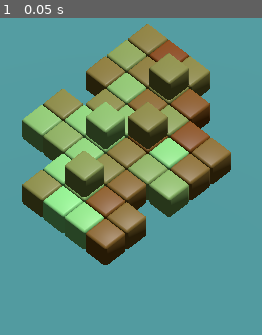
Above: before the commit, frame 1.
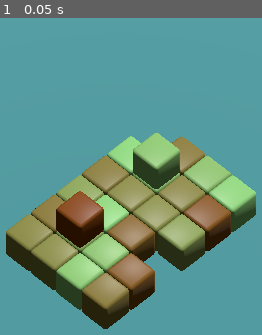
Above: after the commit, the same moment.

Repository: pdaulby/CubeWorld
Game: Godot game, scene res://scripts/world.tscn
The game is run twice, just before and just after one commit, with the same random seed, the same clock (stepped at 60 frames per second) and the same inputs.
Inputs:
- Up to frame 1 (0.05 s): no input

The runs differ from the first frame. In frame 1, 52% of the frame differs, in the area x 2-98%, y 1-99%.

Commit message:
world instantiating

Diff:
--- a/scripts/ClickHandler.gd
+++ b/scripts/ClickHandler.gd
@@ -19,7 +19,7 @@
 	handle_click(result)
 
 func handle_click(result):
-	print_debug(result.collider)
+	print_debug(result.collider.position)
 
 func _process(delta):
 	pass
--- a/scripts/cubes/world.gd
+++ b/scripts/cubes/world.gd
@@ -2,7 +2,10 @@
 
 var scene: PackedScene = preload("res://scenes/ground_cube.tscn")
 
+var cubes_node
+
 func _ready():
+	cubes_node = get_node("Environment/Cubes")
 	call_deferred("_init_world")
 
 func _init_world():
@@ -19,7 +22,6 @@
 				z = z + 1
 			y = y + 1
 		x = x + 1
-	pass
 
 func _create_item(type: int, itemPosition: Vector3):
 	match type:
@@ -32,4 +34,4 @@
 	var cube = scene.instantiate()  as Node3D
 	cube.position = cubePosition
 
-	get_tree().root.add_child(cube)
+	cubes_node.add_child(cube)
--- a/scripts/cubes/world_save.gd
+++ b/scripts/cubes/world_save.gd
@@ -9,7 +9,12 @@
 
 @export var world = [
 	[
-		[1,1,1,1,1,0],
+		[1,1,0,1,1,1],
+		[0,0,0,0,0,0],
+		[0,0,0,0,0,0],
+	],
+	[
+		[1,1,1,1,1,1],
 		[0,0,0,0,0,0],
 		[0,0,0,0,0,0],
 	],
@@ -19,12 +24,7 @@
 		[0,0,0,0,0,0],
 	],
 	[
-		[1,1,1,1,1,1],
-		[0,0,0,0,0,0],
-		[0,0,0,0,0,0],
-	],
-	[
-		[1,1,0,1,1,1],
+		[1,1,1,1,1,0],
 		[0,0,0,0,0,0],
 		[0,0,0,0,0,0],
 	],
--- a/scripts/world.tscn
+++ b/scripts/world.tscn
@@ -1,7 +1,6 @@
-[gd_scene load_steps=7 format=3 uid="uid://d2lkua6f2ssfw"]
+[gd_scene load_steps=6 format=3 uid="uid://d2lkua6f2ssfw"]
 
 [ext_resource type="Script" path="res://scripts/cubes/world.gd" id="1_3khj0"]
-[ext_resource type="PackedScene" uid="uid://0aeyiixqh43a" path="res://scenes/ground_cube.tscn" id="2_70cyh"]
 [ext_resource type="Script" path="res://scripts/ClickHandler.gd" id="3_138lr"]
 
 [sub_resource type="PlaneMesh" id="PlaneMesh_ff7ja"]
@@ -24,95 +23,11 @@
 
 [node name="Cubes" type="Node3D" parent="Environment"]
 
-[node name="GroundCube7" parent="Environment/Cubes" instance=ExtResource("2_70cyh")]
-transform = Transform3D(1, 0.000205547, -0.000176113, -0.00020551, 1, 0.000191596, 0.000176156, -0.000191557, 1, 1, 0, 0)
-constant_linear_velocity = Vector3(2.08165e-12, 2.08165e-12, 2.08165e-12)
-
-[node name="GroundCube" parent="Environment/Cubes" instance=ExtResource("2_70cyh")]
-transform = Transform3D(1, 0.000205547, -0.000176113, -0.00020551, 1, 0.000191596, 0.000176156, -0.000191557, 1, 0, 1, -1)
-
-[node name="GroundCube2" parent="Environment/Cubes" instance=ExtResource("2_70cyh")]
-transform = Transform3D(1, 0.000205547, -0.000176113, -0.00020551, 1, 0.000191596, 0.000176156, -0.000191557, 1, 0, 2.08165e-12, 0)
-visible = false
-
-[node name="GroundCube3" parent="Environment/Cubes" instance=ExtResource("2_70cyh")]
-transform = Transform3D(1, 0.000205547, -0.000176113, -0.00020551, 1, 0.000191596, 0.000176156, -0.000191557, 1, 0, 2.08165e-12, -1)
-constant_linear_velocity = Vector3(2.08165e-12, 2.08165e-12, 2.08165e-12)
-
-[node name="GroundCube4" parent="Environment/Cubes" instance=ExtResource("2_70cyh")]
-transform = Transform3D(1, 0.000205547, -0.000176113, -0.00020551, 1, 0.000191596, 0.000176156, -0.000191557, 1, 0, 0, -2)
-
-[node name="GroundCube5" parent="Environment/Cubes" instance=ExtResource("2_70cyh")]
-transform = Transform3D(1, 0.000205547, -0.000176113, -0.00020551, 1, 0.000191596, 0.000176156, -0.000191557, 1, 1, 2.08165e-12, -1)
-
-[node name="GroundCube6" parent="Environment/Cubes" instance=ExtResource("2_70cyh")]
-transform = Transform3D(1, 0.000205547, -0.000176113, -0.00020551, 1, 0.000191596, 0.000176156, -0.000191557, 1, 1, 2.08165e-12, -2)
-constant_linear_velocity = Vector3(2.08165e-12, 2.08165e-12, 2.08165e-12)
-
-[node name="GroundCube9" parent="Environment/Cubes" instance=ExtResource("2_70cyh")]
-transform = Transform3D(1, 0.000205547, -0.000176113, -0.00020551, 1, 0.000191596, 0.000176156, -0.000191557, 1, -2, 2.08165e-12, -1)
-constant_linear_velocity = Vector3(2.08165e-12, 2.08165e-12, 2.08165e-12)
-
-[node name="GroundCube10" parent="Environment/Cubes" instance=ExtResource("2_70cyh")]
-transform = Transform3D(1, 0.000205547, -0.000176113, -0.00020551, 1, 0.000191596, 0.000176156, -0.000191557, 1, -2, 0, -2)
-
-[node name="GroundCube11" parent="Environment/Cubes" instance=ExtResource("2_70cyh")]
-transform = Transform3D(1, 0.000205547, -0.000176113, -0.00020551, 1, 0.000191596, 0.000176156, -0.000191557, 1, -1, 2.08165e-12, -1)
-
-[node name="GroundCube12" parent="Environment/Cubes" instance=ExtResource("2_70cyh")]
-transform = Transform3D(1, 0.000205547, -0.000176113, -0.00020551, 1, 0.000191596, 0.000176156, -0.000191557, 1, -1, 2.08165e-12, -2)
-constant_linear_velocity = Vector3(2.08165e-12, 2.08165e-12, 2.08165e-12)
-
-[node name="GroundCube13" parent="Environment/Cubes" instance=ExtResource("2_70cyh")]
-transform = Transform3D(1, 0.000205547, -0.000176113, -0.00020551, 1, 0.000191596, 0.000176156, -0.000191557, 1, -1, 0, 0)
-constant_linear_velocity = Vector3(2.08165e-12, 2.08165e-12, 2.08165e-12)
-
-[node name="GroundCube14" parent="Environment/Cubes" instance=ExtResource("2_70cyh")]
-transform = Transform3D(1, 0.000205547, -0.000176113, -0.00020551, 1, 0.000191596, 0.000176156, -0.000191557, 1, 0, 1, 2)
-
-[node name="GroundCube15" parent="Environment/Cubes" instance=ExtResource("2_70cyh")]
-transform = Transform3D(1, 0.000205547, -0.000176113, -0.00020551, 1, 0.000191596, 0.000176156, -0.000191557, 1, 0, 2.08165e-12, 3)
-
-[node name="GroundCube16" parent="Environment/Cubes" instance=ExtResource("2_70cyh")]
-transform = Transform3D(1, 0.000205547, -0.000176113, -0.00020551, 1, 0.000191596, 0.000176156, -0.000191557, 1, 0, 2.08165e-12, 2)
-constant_linear_velocity = Vector3(2.08165e-12, 2.08165e-12, 2.08165e-12)
-
-[node name="GroundCube17" parent="Environment/Cubes" instance=ExtResource("2_70cyh")]
-transform = Transform3D(1, 0.000205547, -0.000176113, -0.00020551, 1, 0.000191596, 0.000176156, -0.000191557, 1, 0, 0, 1)
-
-[node name="GroundCube18" parent="Environment/Cubes" instance=ExtResource("2_70cyh")]
-transform = Transform3D(1, 0.000205547, -0.000176113, -0.00020551, 1, 0.000191596, 0.000176156, -0.000191557, 1, 1, 2.08165e-12, 2)
-
-[node name="GroundCube19" parent="Environment/Cubes" instance=ExtResource("2_70cyh")]
-transform = Transform3D(1, 0.000205547, -0.000176113, -0.00020551, 1, 0.000191596, 0.000176156, -0.000191557, 1, 1, 2.08165e-12, 1)
-constant_linear_velocity = Vector3(2.08165e-12, 2.08165e-12, 2.08165e-12)
-
-[node name="GroundCube20" parent="Environment/Cubes" instance=ExtResource("2_70cyh")]
-transform = Transform3D(1, 0.000205547, -0.000176113, -0.00020551, 1, 0.000191596, 0.000176156, -0.000191557, 1, -2, 2.08165e-12, 3)
-
-[node name="GroundCube21" parent="Environment/Cubes" instance=ExtResource("2_70cyh")]
-transform = Transform3D(1, 0.000205547, -0.000176113, -0.00020551, 1, 0.000191596, 0.000176156, -0.000191557, 1, -2, 2.08165e-12, 2)
-constant_linear_velocity = Vector3(2.08165e-12, 2.08165e-12, 2.08165e-12)
-
-[node name="GroundCube22" parent="Environment/Cubes" instance=ExtResource("2_70cyh")]
-transform = Transform3D(1, 0.000205547, -0.000176113, -0.00020551, 1, 0.000191596, 0.000176156, -0.000191557, 1, -2, 0, 1)
-
-[node name="GroundCube23" parent="Environment/Cubes" instance=ExtResource("2_70cyh")]
-transform = Transform3D(1, 0.000205547, -0.000176113, -0.00020551, 1, 0.000191596, 0.000176156, -0.000191557, 1, -1, 2.08165e-12, 2)
-
-[node name="GroundCube24" parent="Environment/Cubes" instance=ExtResource("2_70cyh")]
-transform = Transform3D(1, 0.000205547, -0.000176113, -0.00020551, 1, 0.000191596, 0.000176156, -0.000191557, 1, -1, 2.08165e-12, 1)
-constant_linear_velocity = Vector3(2.08165e-12, 2.08165e-12, 2.08165e-12)
-
-[node name="GroundCube25" parent="Environment/Cubes" instance=ExtResource("2_70cyh")]
-transform = Transform3D(1, 0.000205547, -0.000176113, -0.00020551, 1, 0.000191596, 0.000176156, -0.000191557, 1, -1, 0, 3)
-constant_linear_velocity = Vector3(2.08165e-12, 2.08165e-12, 2.08165e-12)
-
 [node name="Camera3D" type="Camera3D" parent="."]
-transform = Transform3D(-0.707107, 0.541675, -0.454519, 2.24196e-16, 0.642788, 0.766044, 0.707107, 0.541675, -0.454519, -5, 8, -5)
+transform = Transform3D(-0.707107, 0.541675, -0.454519, 2.24196e-16, 0.642788, 0.766044, 0.707107, 0.541675, -0.454519, 2.08165e-12, 5, 2.08165e-12)
 projection = 1
 fov = 86.9
-size = 15.0
+size = 12.5
 script = ExtResource("3_138lr")
 
 [node name="WorldEnvironment" type="WorldEnvironment" parent="."]
